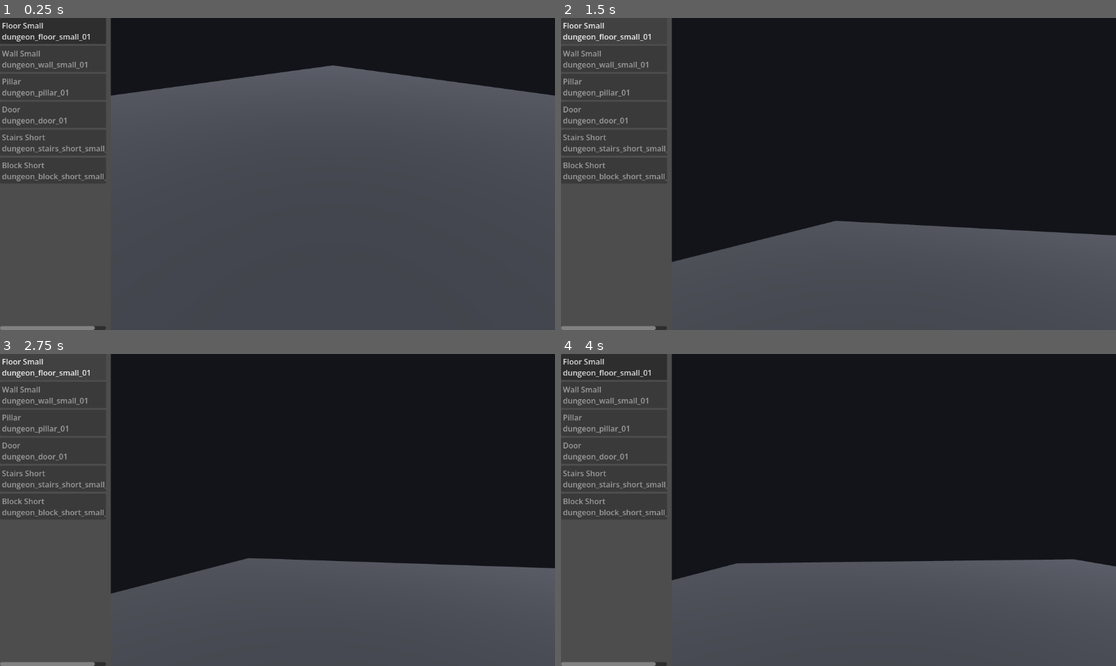
Above: before the commit, frames 1-4 (two rows, left to right).
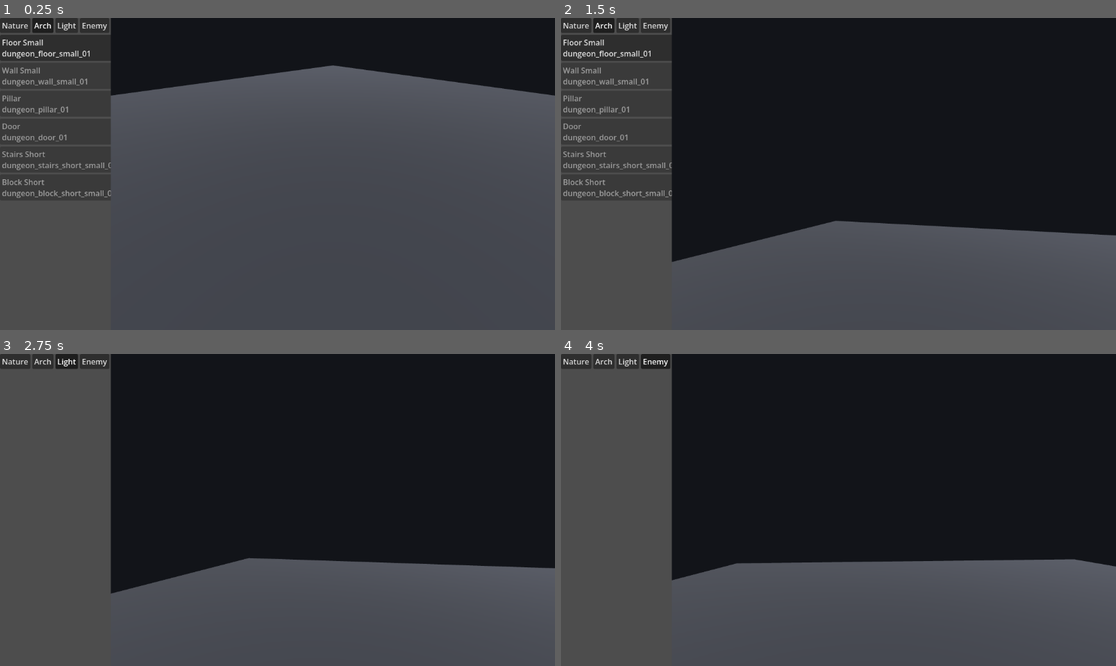
Above: after the commit, the same moments.

Repository: huhmiel-games/SoulMaker
Game: Godot game, scene res://scenes/main.tscn
Same seed, same stepped clock (60 frames per second), same inputs: the game is played once before the commit and once after it.
Inputs (mouse positions are in pixels of both pictures, inside the frame that each line leads up to):
- Up to frame 1 (0.25 s): no input
- Up to frame 2 (1.5 s): click (577, 24) at 0.5 s, where only the run after the commit has a clickable "Nature"; click (605, 24) at 1.25 s, where only the run after the commit has a clickable "Arch"
- Up to frame 3 (2.75 s): click (66, 360) at 2 s, where only the run after the commit has a clickable "Light"
- Up to frame 4 (4 s): click (655, 360) at 2.75 s, where only the run after the commit has a clickable "Enemy"; click (683, 360) at 3.5 s, where only the run after the commit has a clickable "Cloth"

The runs differ from the first frame. In frame 1, 2.6% of the frame differs, in the area x 0-21%, y 0-100%; in frame 2, 2.7%; in frame 3, 1.4%; in frame 4, 1.8%.

Commit message:
add catalog panel tabs by category (schema taxonomy) + tab navigation (D-pad/arrows ←/→) + asset cycle (↑/↓)
- catalog_panel.gd: TabBar (9 schema categories, empty tabs included), filters assets by active category, defaults to first populated tab
- map_editor.tscn: CatalogPanel as VBoxContainer with TabBar + ScrollContainer/EntryList
- input_manager.gd: tab_next/prev (DPAD_LEFT/RIGHT, KEY_LEFT/RIGHT), catalog_next/prev (DPAD_UP/DOWN, KEY_UP/DOWN)
- map_editor.gd: tab_next/prev handlers calling catalog_panel.next_tab/prev_tab
- editor_input_mapping.md + WORKLOG.md: updated
- zoom removed (redundant with forward movement)

Diff:
--- a/scenes/editors/map_editor.tscn
+++ b/scenes/editors/map_editor.tscn
@@ -32,7 +32,7 @@
 grow_vertical = 2
 script = ExtResource("1")
 
-[node name="CatalogPanel" type="ScrollContainer" parent="." unique_id=1532440450]
+[node name="CatalogPanel" type="VBoxContainer" parent="." unique_id=1532440450]
 custom_minimum_size = Vector2(220, 0)
 layout_mode = 1
 anchors_preset = 9
@@ -41,7 +41,16 @@
 grow_vertical = 2
 script = ExtResource("4")
 
-[node name="EntryList" type="VBoxContainer" parent="CatalogPanel" unique_id=478642448]
+[node name="TabBar" type="HBoxContainer" parent="CatalogPanel" unique_id=478642449]
+layout_mode = 2
+size_flags_horizontal = 3
+
+[node name="ScrollContainer" type="ScrollContainer" parent="CatalogPanel" unique_id=478642450]
+layout_mode = 2
+size_flags_horizontal = 3
+size_flags_vertical = 3
+
+[node name="EntryList" type="VBoxContainer" parent="CatalogPanel/ScrollContainer" unique_id=478642448]
 layout_mode = 2
 size_flags_horizontal = 3
 
--- a/src/autoloads/input_manager.gd
+++ b/src/autoloads/input_manager.gd
@@ -49,10 +49,10 @@
 		"cam_pan_back": {"key": KEY_S, "stick": JOY_AXIS_LEFT_Y, "stick_sign": 1.0},
 		"cam_orbit_x": {"stick": JOY_AXIS_RIGHT_X, "mouse_x": true},
 		"cam_orbit_y": {"stick": JOY_AXIS_RIGHT_Y, "mouse_y": true},
-		"panel_left": {"btn": JOY_BUTTON_DPAD_LEFT, "key": KEY_LEFT},
-		"panel_right": {"btn": JOY_BUTTON_DPAD_RIGHT, "key": KEY_RIGHT},
-		"panel_up": {"btn": JOY_BUTTON_DPAD_UP, "key": KEY_UP},
-		"panel_down": {"btn": JOY_BUTTON_DPAD_DOWN, "key": KEY_DOWN},
+		"catalog_next": {"btn": JOY_BUTTON_DPAD_DOWN, "key": KEY_DOWN},
+		"catalog_prev": {"btn": JOY_BUTTON_DPAD_UP, "key": KEY_UP},
+		"tab_next": {"btn": JOY_BUTTON_DPAD_RIGHT, "key": KEY_RIGHT},
+		"tab_prev": {"btn": JOY_BUTTON_DPAD_LEFT, "key": KEY_LEFT},
 		"place_select": {"btn": JOY_BUTTON_A, "key": KEY_E},
 		"deselect": {"btn": JOY_BUTTON_B, "key": KEY_Q},
 		"playtest": {"btn": JOY_BUTTON_Y, "key": KEY_P},
--- a/src/editors/catalog_panel.gd
+++ b/src/editors/catalog_panel.gd
@@ -1,35 +1,71 @@
 class_name CatalogPanel
-extends ScrollContainer
-
-## Editor catalog panel (P1 map editor): one button per catalog entry, sorted
-## by manifest order. The `asset_selected` signal carries the catalog id.
-## `current_id` tracks the focused entry so the gamepad can cycle (LB/RB) and
-## place (A) without a mouse.
+extends VBoxContainer
+
+## Editor catalog panel (P1 map editor): category tabs at the top, one button
+## per catalog entry in the selected category. The `asset_selected` signal
+## carries the catalog id. `current_id` tracks the focused entry so the gamepad
+## can cycle (D-pad up/down within tab, left/right across tabs) and place (A)
+## without a mouse.
 
 signal asset_selected(id: String)
 
-## Attach point for the entry list — must exist in the scene scaffold.
-@onready var entry_list: VBoxContainer = get_node("EntryList")
+## Attach points — must exist in the scene scaffold.
+@onready var tab_bar: HBoxContainer = get_node("TabBar")
+@onready var scroll: ScrollContainer = get_node("ScrollContainer")
+@onready var entry_list: VBoxContainer = get_node("ScrollContainer/EntryList")
 
 ## Catalog id currently highlighted as the gamepad "current entry".
 var current_id: String = ""
+## Currently selected category tab (empty = "All").
+var current_category: String = ""
 
 var _buttons: Dictionary = {}
+## Maps asset id → its catalog entry dict (for category lookup).
+var _entry_data: Dictionary = {}
+## Maps category name → Button node (for tab bar).
+var _tab_buttons: Dictionary = {}
+## Ordered list of available categories (only those with assets).
+var _categories: PackedStringArray = []
+## Asset ids in the current tab's display order.
+var _filtered_ids: PackedStringArray = []
 
 
 func _ready() -> void:
 	pass
 
 
-## Rebuilds the buttons from the loaded catalog. Keeps existing rows if the
-## catalog contents match (cheap refresh during the same session).
+## Rebuilds tabs and buttons from the loaded catalog.
 func populate(catalog: Catalog) -> void:
+	# Wipe previous state.
 	for child in entry_list.get_children():
 		child.queue_free()
+	for child in tab_bar.get_children():
+		child.queue_free()
 	_buttons.clear()
+	_entry_data.clear()
+	_tab_buttons.clear()
+	_filtered_ids.clear()
 	current_id = ""
-	if not catalog.order.is_empty():
-		current_id = catalog.order[0]
+	current_category = ""
+
+	# Tab order = the full schema taxonomy (empty tabs are kept so tab
+	# navigation stays testable while the catalog is single-category), plus
+	# any extra category discovered in the data (defensive, schema rejects
+	# unknowns anyway).
+	_categories.clear()
+	for cat in Catalog.CATEGORIES:
+		_categories.append(cat)
+	var cat_seen: Dictionary = {}
+	for id in catalog.order:
+		var cat: String = str(catalog.entry(id).get("category", "other"))
+		cat_seen[cat] = true
+		if not _categories.has(cat):
+			_categories.append(cat)
+
+	# Build tab bar.
+	_build_tabs()
+
+	# Build all buttons (hidden initially, shown by _apply_tab_filter).
 	for id in catalog.order:
 		var entry: Dictionary = catalog.entry(id)
 		var name: String = str(entry.get("name", id))
@@ -41,8 +77,104 @@
 		button.focus_mode = Control.FOCUS_NONE
 		button.pressed.connect(func() -> void: asset_selected.emit(id))
 		_buttons[id] = button
+		_entry_data[id] = entry
 		entry_list.add_child(button)
+
+	# Default tab = the first category that has assets (a fresh launch lands
+	# on a usable tab); fall back to the first tab when the catalog is empty.
+	current_category = ""
+	for cat in _categories:
+		if cat_seen.has(cat):
+			current_category = cat
+			break
+	if current_category.is_empty() and _categories.size() > 0:
+		current_category = _categories[0]
+	if current_category != "" and _tab_buttons.has(current_category):
+		_tab_buttons[current_category].button_pressed = true
+	_apply_tab_filter()
+	# Pick the first filtered asset as current.
+	if not _filtered_ids.is_empty():
+		current_id = _filtered_ids[0]
 	_highlight_current()
+
+
+## ── tabs ───────────────────────────────────────────────────────────────
+
+
+func _build_tabs() -> void:
+	for cat in _categories:
+		var btn := Button.new()
+		btn.text = _category_label(cat)
+		btn.toggle_mode = true
+		btn.focus_mode = Control.FOCUS_NONE
+		btn.custom_minimum_size = Vector2(0.0, 28.0)
+		var cat_copy: String = cat
+		btn.pressed.connect(func() -> void: _select_tab(cat_copy))
+		_tab_buttons[cat] = btn
+		tab_bar.add_child(btn)
+
+
+## Human-readable label for a category key.
+func _category_label(cat: String) -> String:
+	match cat:
+		"prop_natural": return "Nature"
+		"architecture": return "Arch"
+		"light": return "Light"
+		"enemy_character": return "Enemy"
+		"clothing": return "Cloth"
+		"equipment": return "Equip"
+		"animation": return "Anim"
+		"prefab": return "Prefab"
+		"material": return "Mat"
+		_: return cat
+
+
+func next_tab() -> void:
+	if _categories.size() <= 1:
+		return
+	var idx := _categories.find(current_category)
+	idx = posmod(idx + 1, _categories.size())
+	_select_tab(_categories[idx])
+
+
+func prev_tab() -> void:
+	if _categories.size() <= 1:
+		return
+	var idx := _categories.find(current_category)
+	idx = posmod(idx - 1, _categories.size())
+	_select_tab(_categories[idx])
+
+
+func _select_tab(cat: String) -> void:
+	if cat == current_category:
+		return
+	# Unpress the old tab button.
+	if _tab_buttons.has(current_category):
+		_tab_buttons[current_category].button_pressed = false
+	current_category = cat
+	_tab_buttons[cat].button_pressed = true
+	_apply_tab_filter()
+	# Pick the first filtered asset as the new current.
+	if not _filtered_ids.is_empty():
+		current_id = _filtered_ids[0]
+	else:
+		current_id = ""
+	_highlight_current()
+	_scroll_to_current()
+
+
+func _apply_tab_filter() -> void:
+	_filtered_ids.clear()
+	for id in _buttons:
+		var btn := _buttons[id] as Button
+		var cat: String = str(_entry_data.get(id, {}).get("category", "other"))
+		var visible: bool = cat == current_category
+		btn.visible = visible
+		if visible:
+			_filtered_ids.append(id)
+
+
+## ── asset cycling (within current tab) ────────────────────────────────
 
 
 func cycle_next() -> void:
@@ -54,16 +186,18 @@
 
 
 func _cycle(direction: int) -> void:
-	var ids := _buttons.keys()
-	if ids.is_empty():
-		return
-	var idx := ids.find(current_id)
+	if _filtered_ids.is_empty():
+		return
+	var idx := _filtered_ids.find(current_id)
 	if idx < 0:
 		idx = 0
-	idx = posmod(idx + direction, ids.size())
-	current_id = String(ids[idx])
+	idx = posmod(idx + direction, _filtered_ids.size())
+	current_id = _filtered_ids[idx]
 	_highlight_current()
 	_scroll_to_current()
+
+
+## ── highlight & scroll ────────────────────────────────────────────────
 
 
 func _highlight_current() -> void:
@@ -76,6 +210,7 @@
 func _scroll_to_current() -> void:
 	if current_id == "" or not _buttons.has(current_id):
 		return
-	var vscroll := get_v_scroll_bar()
-	var target := (_buttons[current_id] as Button).position.y
-	vscroll.value = clampf(target, vscroll.min_value, vscroll.max_value)
+	var btn := _buttons[current_id] as Button
+	var vscroll := scroll.get_v_scroll_bar()
+	var target := btn.position.y + btn.size.y * 0.5
+	vscroll.value = clampf(target - vscroll.size.y * 0.5, vscroll.min_value, vscroll.max_value)
--- a/src/editors/map_editor.gd
+++ b/src/editors/map_editor.gd
@@ -351,6 +351,12 @@
 		&"catalog_prev":
 			if not _playtest_active:
 				catalog_panel.cycle_prev()
+		&"tab_next":
+			if not _playtest_active:
+				catalog_panel.next_tab()
+		&"tab_prev":
+			if not _playtest_active:
+				catalog_panel.prev_tab()
 		&"place_select":
 			if not _playtest_active:
 				_place_or_select()
Not shown: 1 places in scenes/main.tscn that only renumber resources
Not shown, changed: WORKLOG.md
Not shown, changed: concepts_and_docs/editor_input_mapping.md
Not shown, changed: concepts_and_docs/features/15_tech_platform.md
